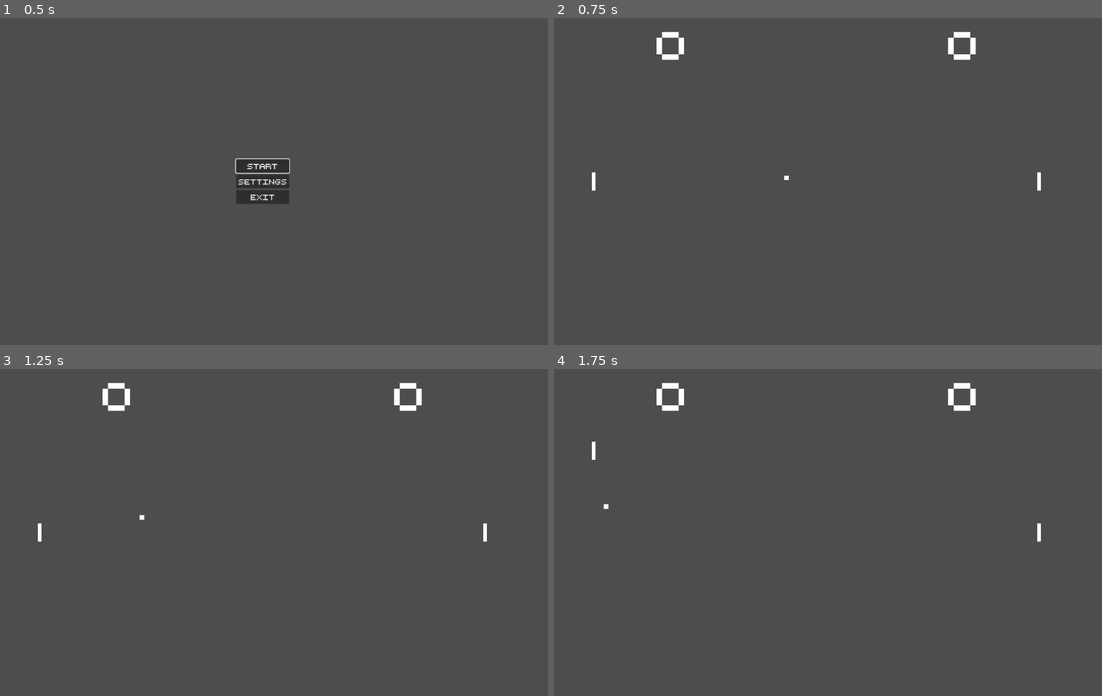
Above: before the commit, frames 1-4 (two rows, left to right).
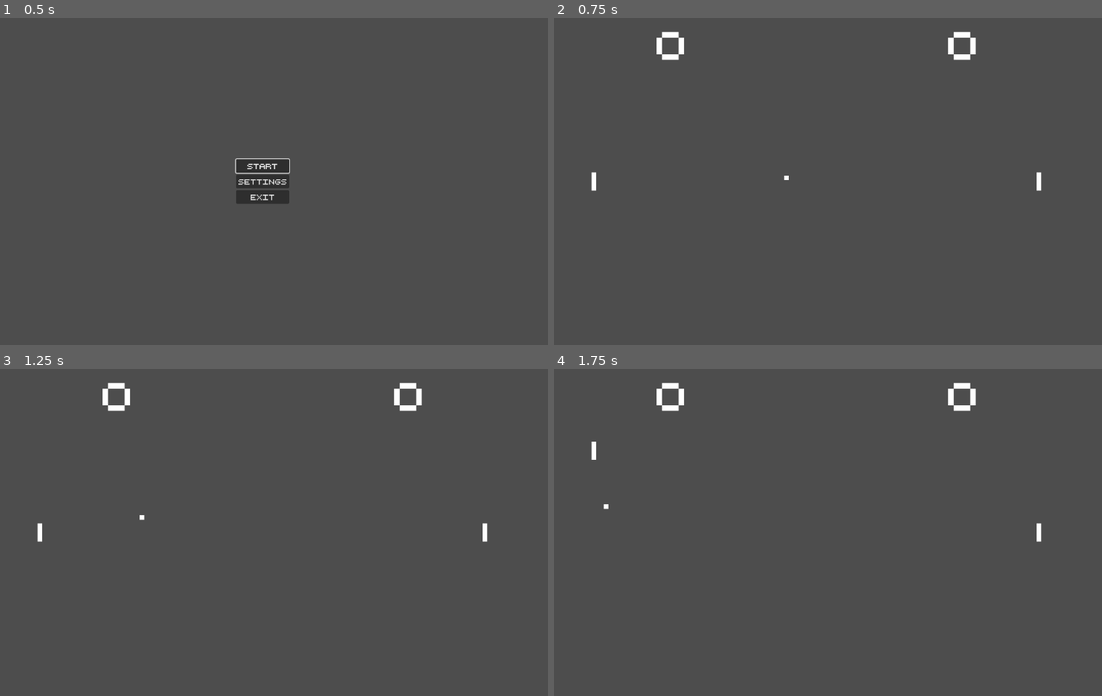
Above: after the commit, the same moments.

Repository: Alexander-Jordan/pong-godot
Game: Godot game, scene res://Scenes/Levels/menu.tscn
The game is run twice, just before and just after one commit, with the same random seed, the same clock (stepped at 60 frames per second) and the same inputs.
Inputs:
- Up to frame 1 (0.5 s): no input
- Up to frame 2 (0.75 s): click "Start" at 0.5 s
- Up to frame 3 (1.25 s): no input
- Up to frame 4 (1.75 s): tap Enter (ui_accept) at 1.25, 1.52 s; hold W (up) from 1.28 s (still down)

Frame 1 is identical in both runs. In frame 2, less than 0.1% of the frame differs, in the area x 6-89%, y 47-53%; in frame 3, less than 0.1%; in frame 4, less than 0.1%.
Error in both runs: Invalid assignment on read-only value (on base: 'Dictionary'). (res://Scripts/settings_menu.gd:60)

Commit message:
Fix so that a collision is handled when the paddle is moving into the ball as well

Diff:
--- a/Scenes/racket.tscn
+++ b/Scenes/racket.tscn
@@ -5,14 +5,14 @@
 [sub_resource type="CanvasTexture" id="CanvasTexture_rjlg3"]
 
 [sub_resource type="RectangleShape2D" id="RectangleShape2D_r1qgj"]
-size = Vector2(8, 40)
+size = Vector2(10, 40)
 
 [node name="Racket" type="CharacterBody2D"]
 script = ExtResource("1_j8pk7")
 
 [node name="Sprite2D" type="Sprite2D" parent="."]
 position = Vector2(-1.19209e-07, 1.43051e-06)
-scale = Vector2(8, 40)
+scale = Vector2(10, 40)
 texture = SubResource("CanvasTexture_rjlg3")
 
 [node name="CollisionShape2D" type="CollisionShape2D" parent="."]
--- a/Scripts/ball.gd
+++ b/Scripts/ball.gd
@@ -50,13 +50,8 @@
 	var collision = move_and_collide(velocity * speed * delta)
 	if collision:
 		var collider:Object = collision.get_collider()
-		if collider.has_method("increase_ball_speed_after_bounce"):
-			speed = collider.increase_ball_speed_after_bounce(speed, increase_speed, max_speed, position)
-		elif collider.has_method("ball_speed_after_bounce"):
-			speed = collider.ball_speed_after_bounce(min_speed, max_speed, position)
-		if collider.has_method("ball_velocity_after_bounce"):
-			velocity = collider.ball_velocity_after_bounce(velocity, position)
-		else:
+		if !handle_collision(collider):
+			# if the collision hasn't been handled, just bounce
 			velocity = velocity.bounce(collision.get_normal())
 
 
@@ -65,10 +60,23 @@
 	direction = Vector2(-1 if zero_or_one == 0 else 1, rng.randf_range(-1, 1))
 	velocity = direction.normalized()
 
+
 func reset_ball_and_serve():
 	position = Vector2(screen_size.x/2, screen_size.y/2)
 	speed = min_speed
 	set_random_direction()
+
+
+func handle_collision(paddle:Object) -> bool:
+	# returning false means that the collision hasn't been handled
+	if paddle.has_method("increase_ball_speed_after_bounce"):
+		speed = paddle.increase_ball_speed_after_bounce(speed, increase_speed, max_speed, position)
+	elif paddle.has_method("ball_speed_after_bounce"):
+		speed = paddle.ball_speed_after_bounce(min_speed, max_speed, position)
+	if paddle.has_method("ball_velocity_after_bounce"):
+		velocity = paddle.ball_velocity_after_bounce(velocity, position)
+		return true
+	return false
 
 
 # SIGNAL FUNCTIONS
--- a/Scripts/racket.gd
+++ b/Scripts/racket.gd
@@ -38,9 +38,16 @@
 
 func _physics_process(delta):
 	get_input()
-	move_and_collide(velocity * delta)
 	# lock x position
 	position.x = x_pos
+
+	# handle collision when moving up & down
+	# for example when the paddle is colliding with the ball
+	var collision:KinematicCollision2D = move_and_collide(velocity * delta)
+	if collision:
+		var collider:Object = collision.get_collider()
+		if collider.has_method("handle_collision"):
+			collider.handle_collision(self)
 
 
 func ball_speed_after_bounce(min_speed:float, max_speed:float, ball_position:Vector2) -> float:
@@ -74,8 +81,10 @@
 
 
 func ball_velocity_after_bounce(ball_velocity:Vector2, ball_position:Vector2) -> Vector2:
-	# new x is simply x flipped
-	var new_x:float = -ball_velocity.x if sign(ball_velocity.x) == 1 else abs(ball_velocity.x)
+	# new x should be:
+	# - negative if the ball on impact is on the left side of the paddle
+	# - positive if the ball on impact is on the right side of the paddle
+	var new_x:float = -abs(ball_velocity.x) if ball_position.x <= position.x else abs(ball_velocity.x)
 	# how far from the center in y-axis was the hit?
 	var from_center:float = ball_position.y - position.y
 	# new y is calculated by normalizing from_center (20 to -20 range -> 1 to -1 range)
